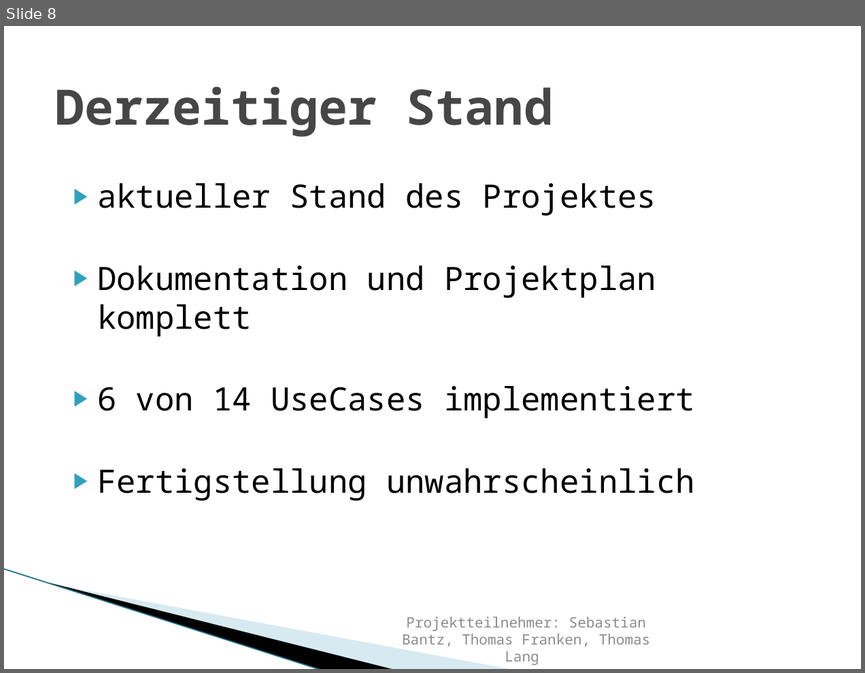
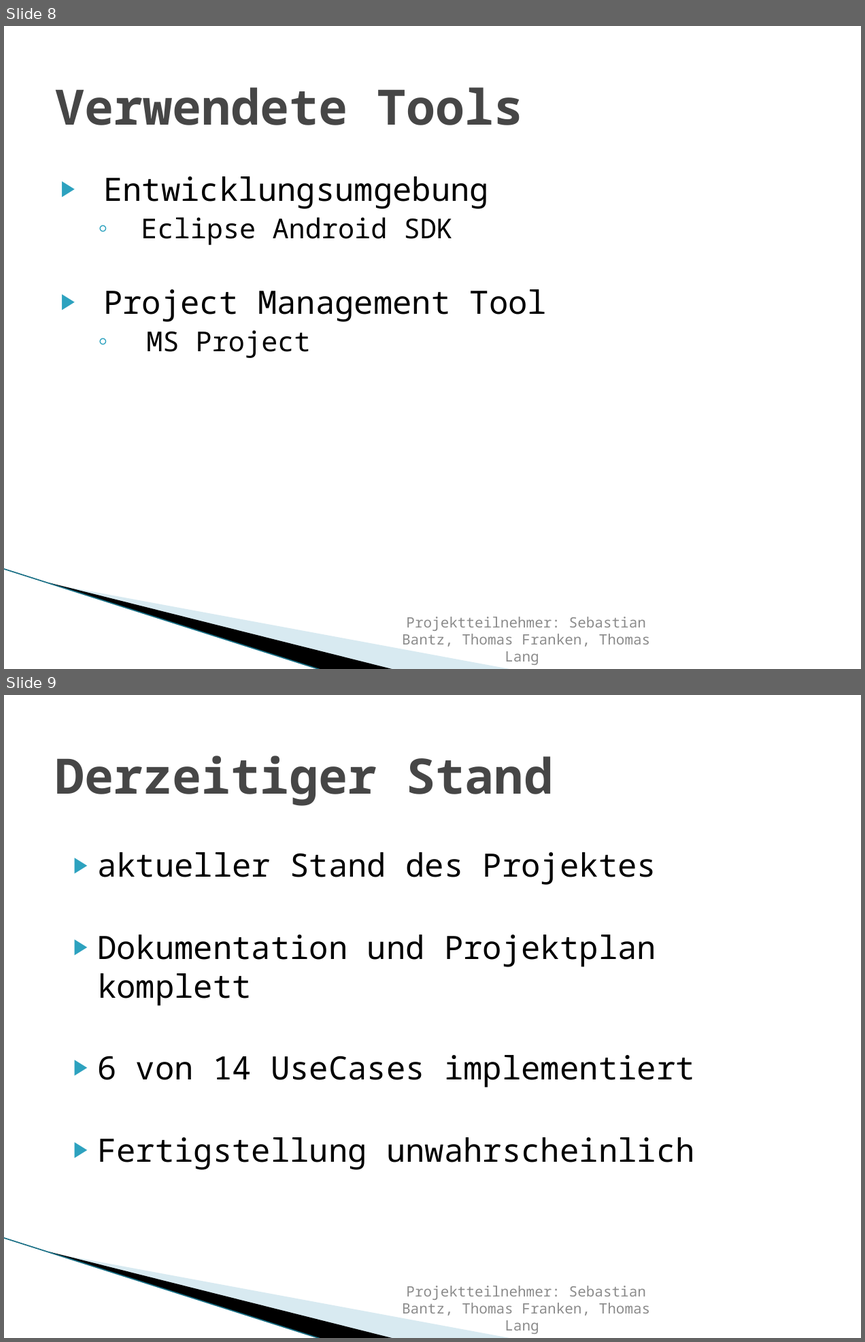
Before and after one commit to whatsapptoeat2/Whatsapptoeat, a slide deck: Präsentation/Projekt_Präsentation.pptx. Shown one above the other, each under a label of ours: slide 8 before the commit, slides 8 and 9 after it. The pictures are 865x673 and 865x1342 pixels, drawn with LibreOffice and Linux fonts; fonts in the diff are those of the drawing; background and template pictures are left out. Boxes give left, top, right and bottom in pixels: in the first picture for what was removed or moved away, otherwise in the second. Text is boxed around its words. In the diff, an @@ line names an element or a change of style, - is before the commit and + after.

```diff
--- a/Präsentation/Projekt_Präsentation.pptx
+++ b/Präsentation/Projekt_Präsentation.pptx
@@ slide 8 added at box(4, 26, 861, 669), background #FFFFFF; not listed: 4 template elements that a slide beside it also shows @@
@@ title added at box(55, 87, 524, 125), 41 pt, text #464646, bold @@
+Verwendete Tools
@@ text added at box(103, 176, 547, 358), 27 pt, text #000000 @@
+▶ Entwicklungsumgebung
+  ◦ Eclipse Android SDK
+▶ Project Management Tool
+  ◦ MS Project
@@ what was slide 8 is now slide 9 @@
```
Also in this commit, not shown: 2 slides changed.
